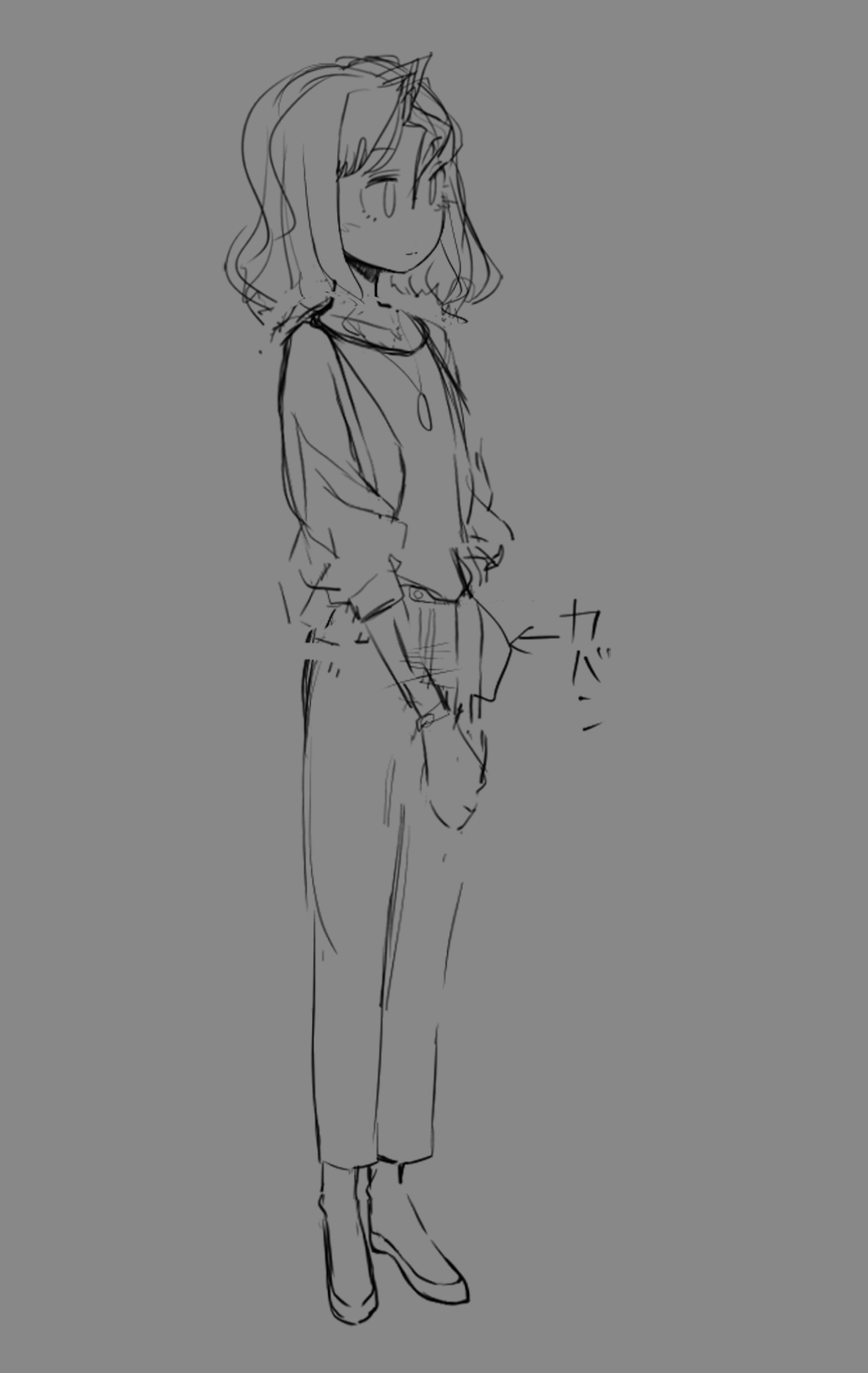
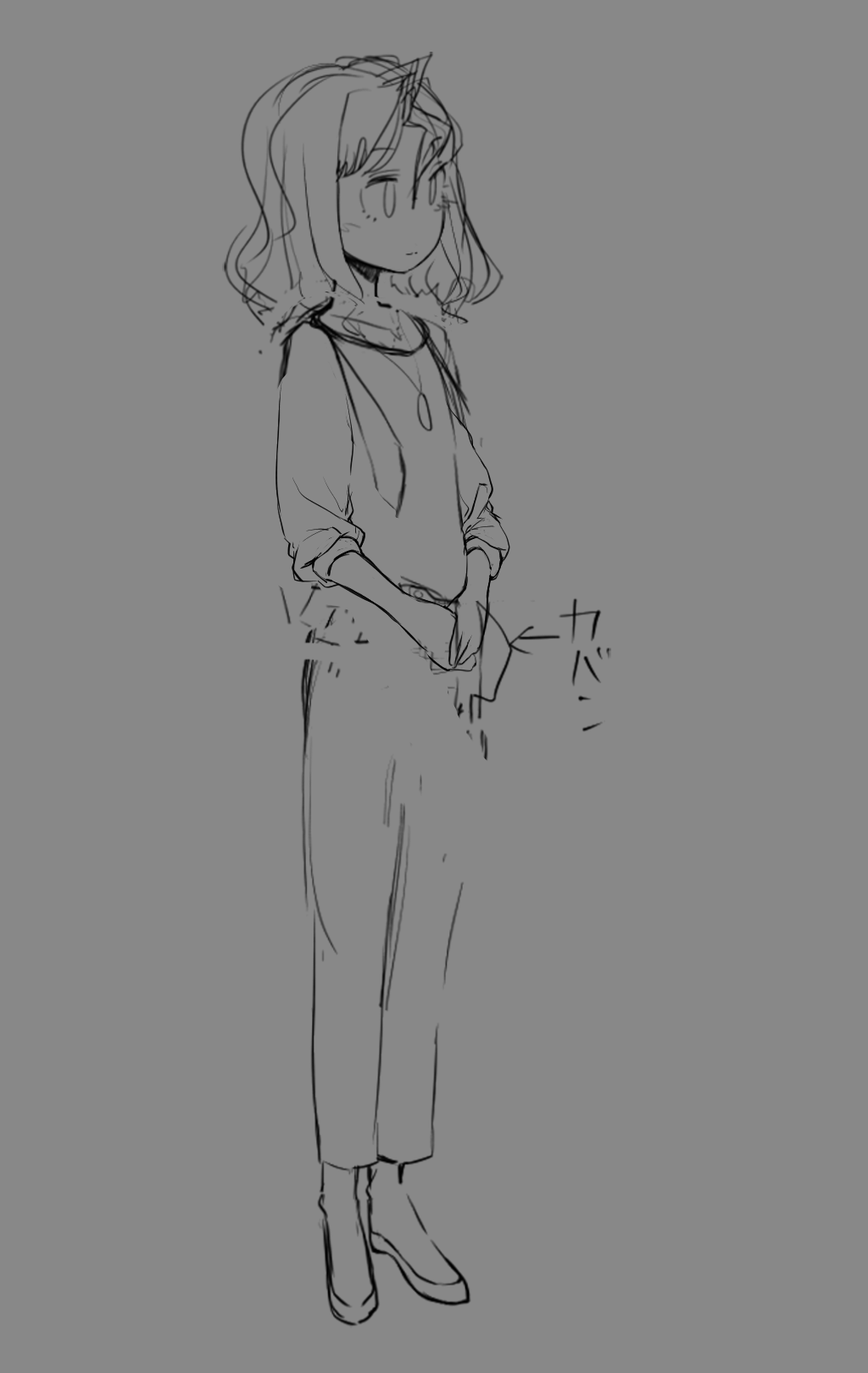
The second 868×1373 image is a revision of the first. Changes to its layers:
added group "base" (1st of 2) with 4 layers above "reference" over [275, 361, 516, 835]
removed layer "Layer 2" over [275, 361, 516, 835]
added layer "base" (2nd of 2, in "base") in group "base" over [275, 361, 516, 835]
